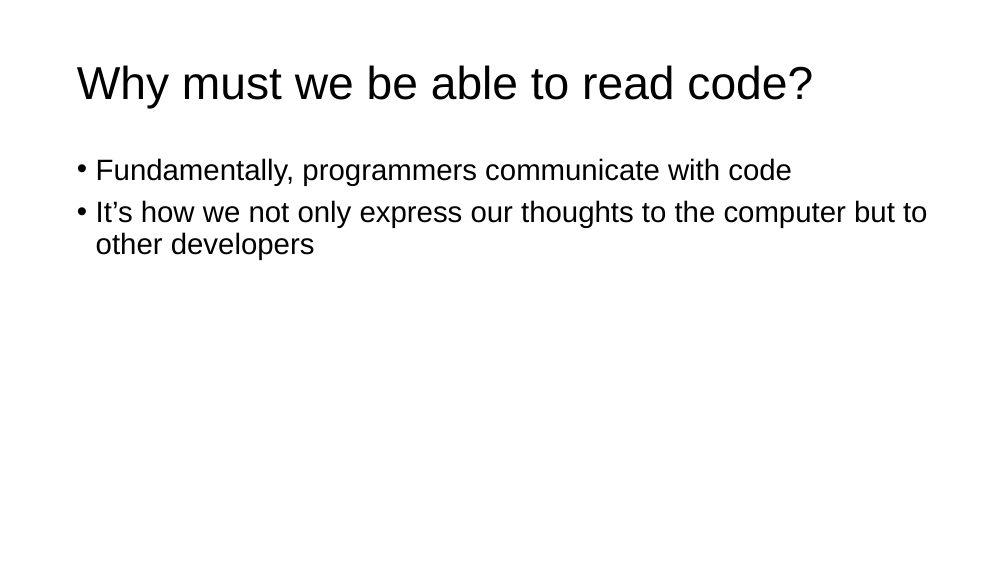
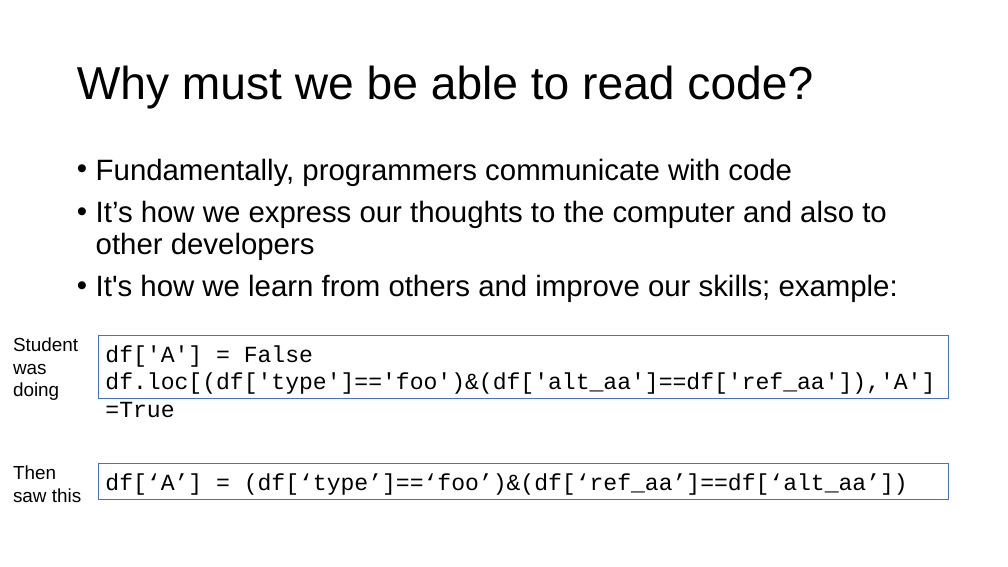
Before and after one commit to parrt/msds689, a slide deck: slide 2 of notes/reading-code.pptx. Drawn at 1008x567 pixels with LibreOffice and Linux fonts; fonts in the diff are those of the drawing; background and template pictures are left out. Boxes give left, top, right and bottom in pixels: in the first picture for what was removed or moved away, otherwise in the second. Text is boxed around its words. In the diff, an @@ line names an element or a change of style, - is before the commit and + after.

```diff
--- a/notes/reading-code.pptx
+++ b/notes/reading-code.pptx
@@ text at (96,200,898,302): text changed @@
-• It’s how we not only express our thoughts to the computer but to other developers
+• It’s how we express our thoughts to the computer and also to other developers
+• It's how we learn from others and improve our skills; example:
@@ text added at (13,337,78,400), 18 pt, text #000000 @@
+Student was doing
@@ rectangle added at (98,336,949,399), outline #4472C4 0.75 pt, 22 pt, text #000000 @@
+df['A'] = False
+df.loc[(df['type']=='foo')&(df['alt_aa']==df['ref_aa']),'A']=True
@@ text added at (13,465,81,503), 18 pt, text #000000 @@
+Then saw this
@@ rectangle added at (98,464,949,500), outline #4472C4 0.75 pt, 22 pt, text #000000 @@
+df[‘A’] = (df[‘type’]==‘foo’)&(df[‘ref_aa’]==df[‘alt_aa’])
```
Also in this commit, not shown: 6 other slides changed, 7 other files.
